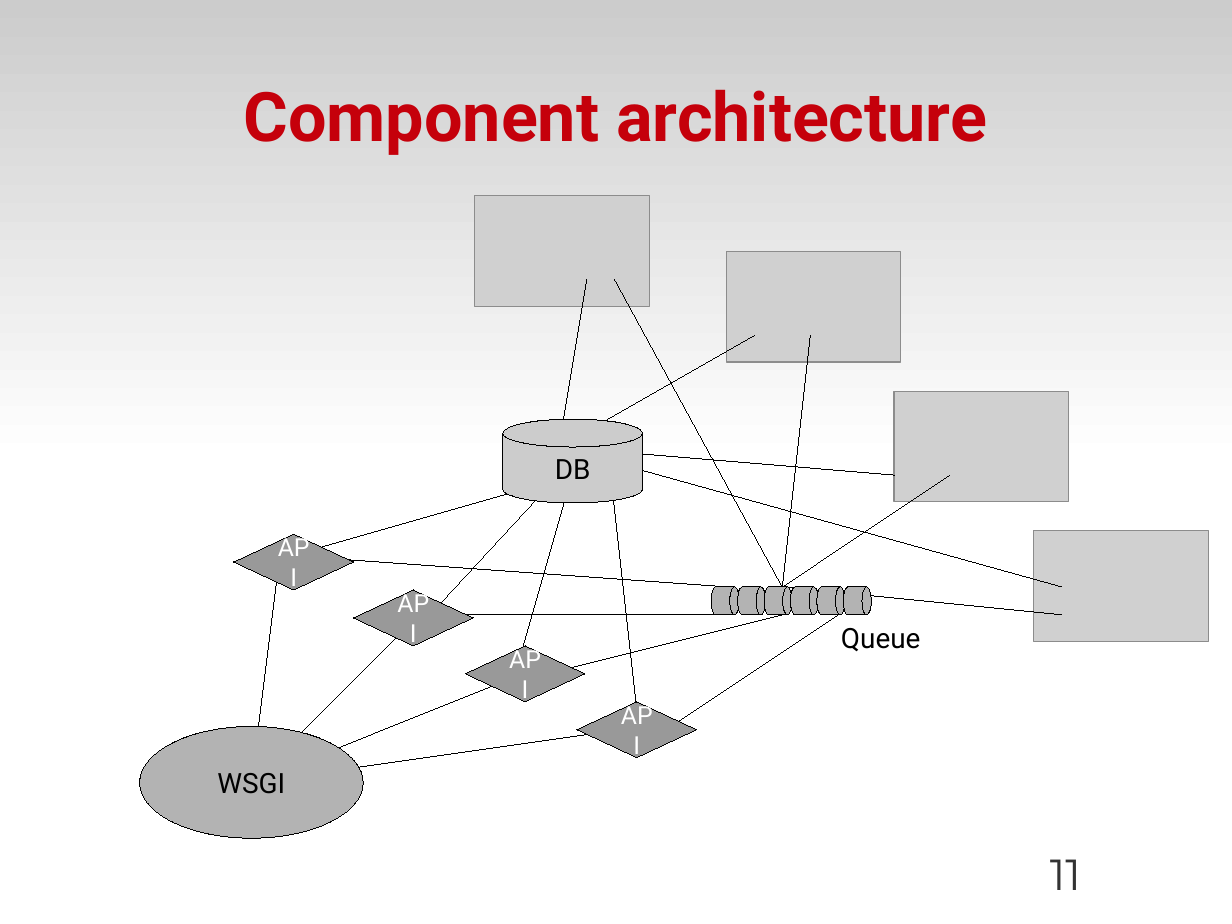
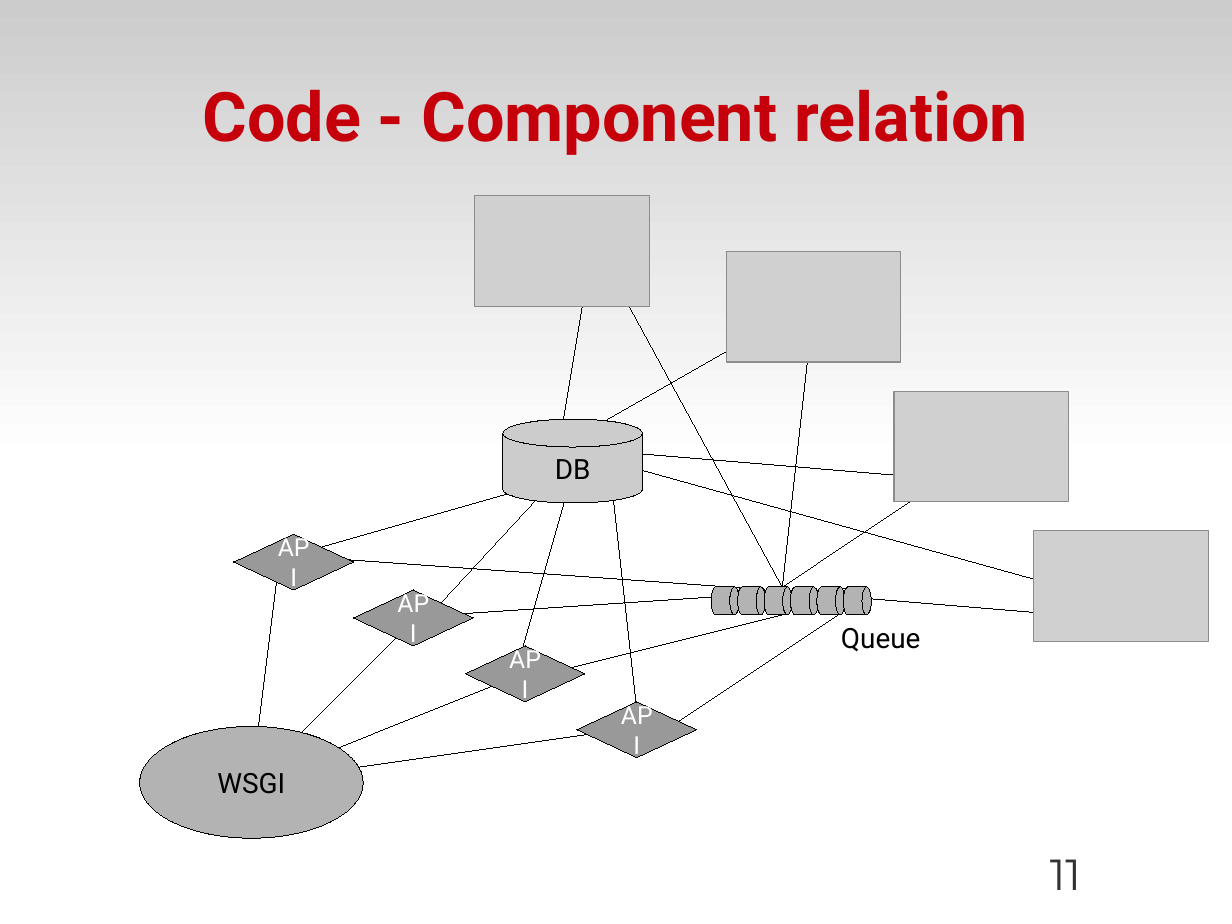
Before and after one commit to zyluo/talk-COSUG-2012, a slide deck: slide 11 of COSUG-2012.odp. Drawn at 1232x924 pixels with LibreOffice and Linux fonts; fonts in the diff are those of the drawing; grey boxes stand for pictures; background and template pictures are left out. Boxes give left, top, right and bottom in pixels: in the first picture for what was removed or moved away, otherwise in the second. Text is boxed around its words. In the diff, an @@ line names an element or a change of style, - is before the commit and + after.

```diff
--- a/COSUG-2012.odp
+++ b/COSUG-2012.odp
@@ title at bbox=[202, 89, 1028, 155]: text changed @@
-Component architecture
+Code - Component relation
@@ line moved from (447, 615) - (727, 615) to (447, 615) - (866, 587) @@
@@ line moved from (783, 587) - (1062, 615) to (727, 587) - (1062, 615) @@
```
Also in this commit, not shown: 7 other slides changed, 6 slides added, 2 slides removed, 1 other file.
